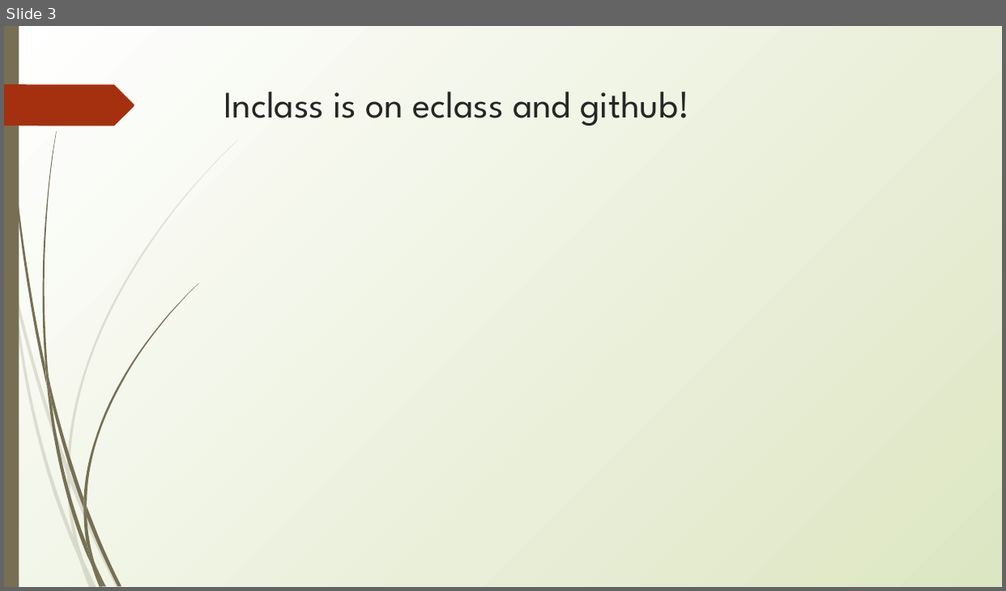
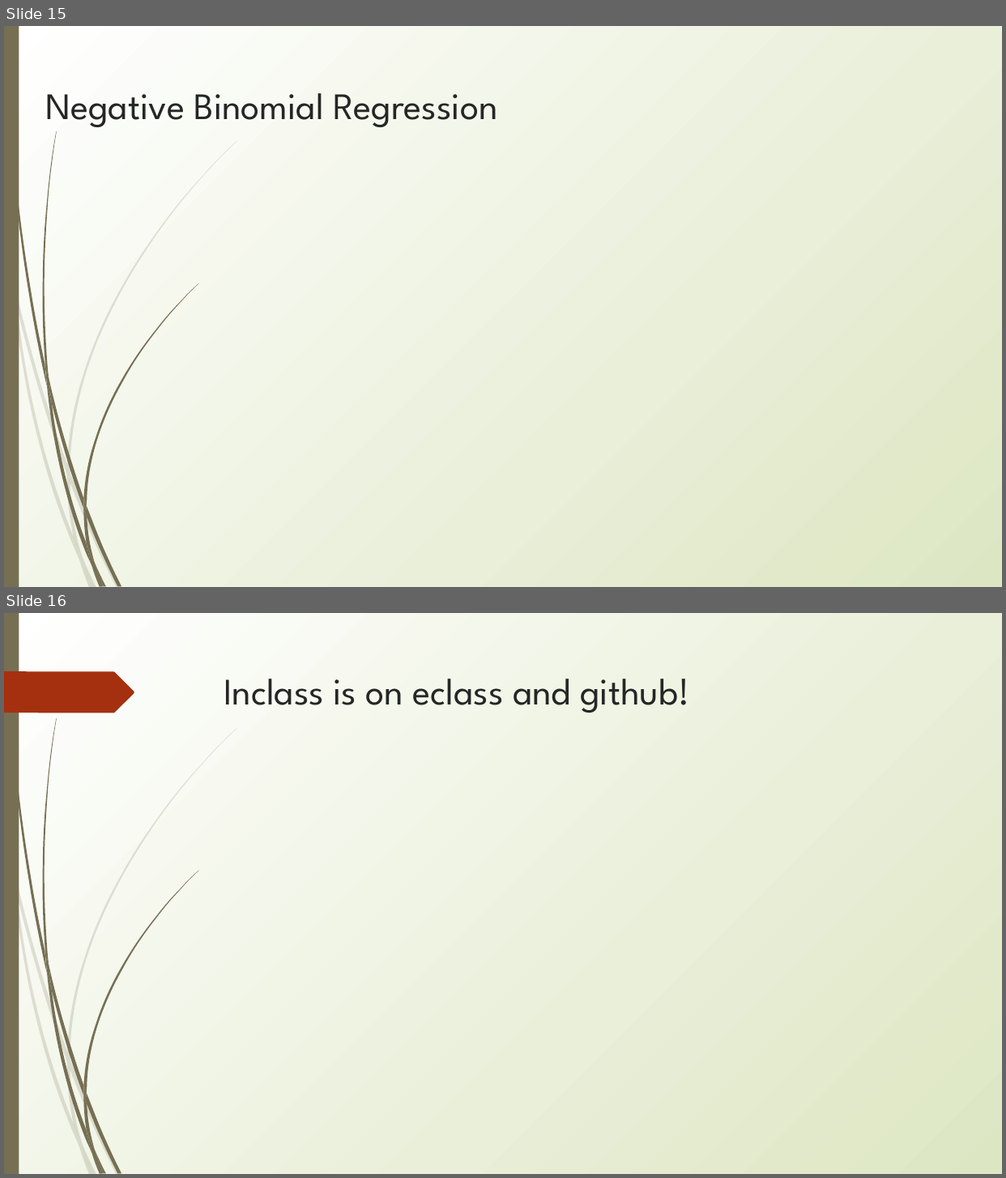
Before and after one commit to erynmcfarlane/GraduateStatsClass, a slide deck: Lecture5.pptx. Shown one above the other, each under a label of ours: slide 3 before the commit, slides 15 and 16 after it. The pictures are 1006x591 and 1006x1178 pixels, drawn with LibreOffice and Linux fonts; fonts in the diff are those of the drawing. Boxes give left, top, right and bottom in pixels: in the first picture for what was removed or moved away, otherwise in the second. Text is boxed around its words. In the diff, an @@ line names an element or a change of style, - is before the commit and + after.

```diff
--- a/Lecture5.pptx
+++ b/Lecture5.pptx
@@ slide 15 added at [4,26,1002,587], background gradient #FFFFFF to #DDE6C3; not listed: 23 template elements that a slide beside it also shows @@
@@ title added at [45,93,497,127], 36 pt, text #262626 @@
+Negative Binomial Regression
@@ what was slide 3 is now slide 16 @@
```
Also in this commit, not shown: 1 slide changed, 19 other slides added.
